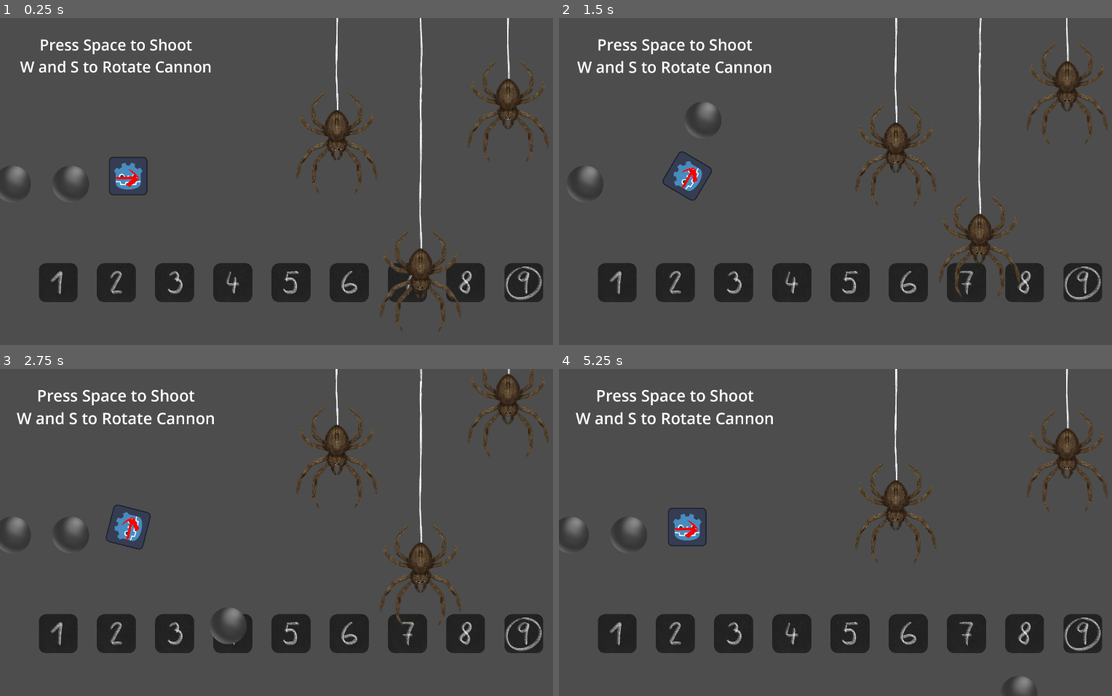
Above: before the commit, frames 1-4 (two rows, left to right).
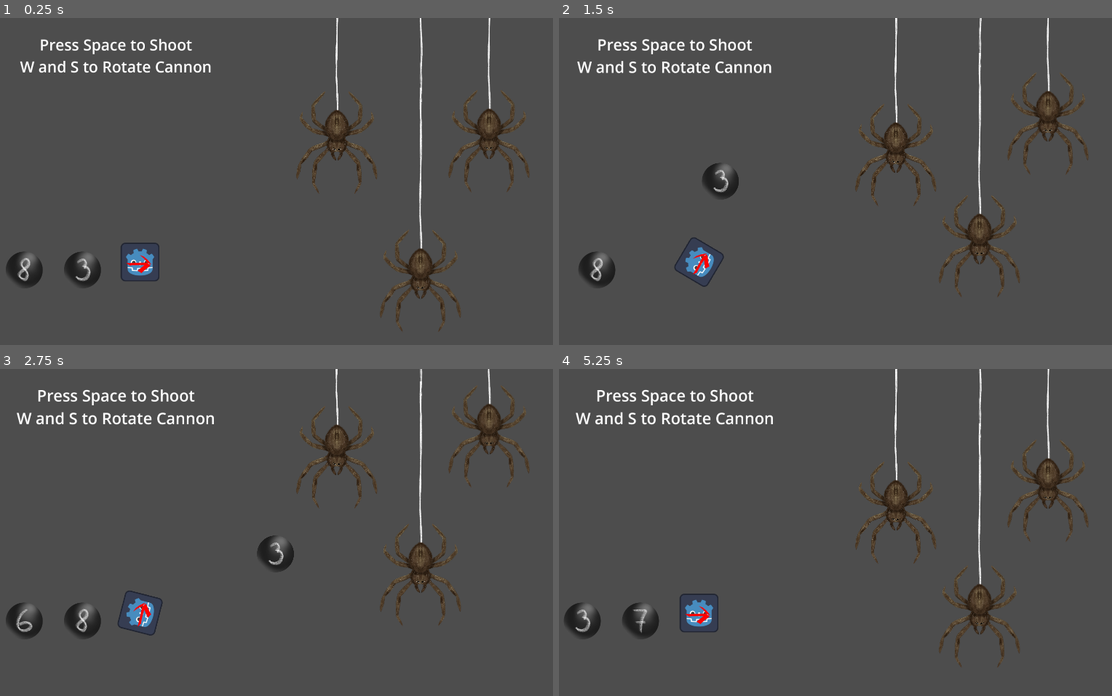
Above: after the commit, the same moments.

Repository: matouseek/game-jam-25
Game: Godot game, scene res://scenes/minigames/2shooting_balls.tscn
Same seed, same stepped clock (60 frames per second), same inputs: the game is played once before the commit and once after it. The project has no main scene, so this scene is started directly. The engine's default icon, where the game draws it, is replaced by a stand-in: a white triangle on a blue panel in a dark square. Sound files missing from this copy of the repository are replaced by a short silence.
Inputs (mouse positions are in pixels of both pictures, inside the frame that each line leads up to):
- Up to frame 1 (0.25 s): no input
- Up to frame 2 (1.5 s): tap Space (shoot) at 0.5, 0.6, 1.25, 1.35 s; move the mouse to (979, 165) at 0.52 s; hold W (up) 0.53-1.28 s; move the mouse to (735, 197) at 1.27 s; hold S (down) from 1.28 s (still down)
- Up to frame 3 (2.75 s): tap Space (shoot) at 2, 2.1 s; move the mouse to (348, 460) at 2.02 s; release S (down) at 2.03 s; hold W (up) from 2.03 s (still down)
- Up to frame 4 (5.25 s): tap Space (shoot) at 2.75, 2.85, 3.5, 3.6, 4.25, 4.35, 5.1 s; move the mouse to (818, 597) at 2.77 s; move the mouse to (1023, 581) at 3.52 s; release W (up) at 3.53 s; hold S (down) from 3.53 s (still down); move the mouse to (675, 483) at 4.27 s; move the mouse to (879, 532) at 5.02 s

The runs differ from the first frame. In frame 1, 9.9% of the frame differs, in the area x 0-100%, y 0-87%; in frame 2, 10%; in frame 3, 10%; in frame 4, 11%, in the area x 0-100%, y 0-99%.

Commit message:
Finish shooting game skeleton

Diff:
--- a/scenes/minigames/2shooting_balls.tscn
+++ b/scenes/minigames/2shooting_balls.tscn
@@ -1,30 +1,30 @@
-[gd_scene load_steps=5 format=3 uid="uid://dqw728k12ikls"]
+[gd_scene load_steps=4 format=3 uid="uid://dqw728k12ikls"]
 
 [ext_resource type="Script" path="res://scripts/2_shooting_balls.gd" id="1_rrlqu"]
-[ext_resource type="PackedScene" uid="uid://dip8t8q4mla4o" path="res://scenes/hud.tscn" id="2_qnxef"]
 [ext_resource type="Texture2D" uid="uid://ba4veqou72bkp" path="res://assets/shooting_balls/cannon.png" id="3_2kry5"]
 [ext_resource type="PackedScene" uid="uid://bfuxg75qbvyw" path="res://scenes/minigames/shooting_balls/target.tscn" id="4_t73cc"]
 
 [node name="2ShootingBalls" type="Node2D"]
 script = ExtResource("1_rrlqu")
 
-[node name="Hud" parent="." instance=ExtResource("2_qnxef")]
-
 [node name="Cannon" type="Sprite2D" parent="."]
-position = Vector2(423, 522)
+position = Vector2(462, 806)
 texture = ExtResource("3_2kry5")
 
 [node name="Targets" type="Node2D" parent="."]
 
 [node name="Target" parent="Targets" instance=ExtResource("4_t73cc")]
 position = Vector2(1111, 364)
+scale = Vector2(0.606164, 0.606164)
 
 [node name="Target2" parent="Targets" instance=ExtResource("4_t73cc")]
 position = Vector2(1387, 759)
+scale = Vector2(0.606164, 0.606164)
 ticks = 1.047
 
 [node name="Target3" parent="Targets" instance=ExtResource("4_t73cc")]
-position = Vector2(1676, 213)
+position = Vector2(1613, 312)
+scale = Vector2(0.606164, 0.606164)
 ticks = 0.628
 
 [node name="SpaceToShoot" type="Label" parent="."]
@@ -39,4 +39,4 @@
 horizontal_alignment = 1
 
 [node name="BallsStack" type="Node2D" parent="."]
-position = Vector2(233, 548)
+position = Vector2(272, 832)
--- a/scripts/2_shooting_balls.gd
+++ b/scripts/2_shooting_balls.gd
@@ -1,8 +1,8 @@
 extends Node2D
 
+const BULLET_ICON_PATH = "res://assets/shooting_balls/balls/ball"
 var bullet_scene = preload("res://scenes/minigames/shooting_balls/bullet.tscn")
 
-@onready var hud = $Hud
 @onready var cannon = $Cannon
 @onready var targets = $Targets
 @onready var target_count = targets.get_child_count()
@@ -32,12 +32,8 @@
 func _ready():
 	setup_shot_timer()
 	setup_balls_to_shoot()
-	hud.digit_pressed.connect(hud_button_press)
-	setup_layout()
 	connect_to_targets()
-	mark_selected_ammo_button(selected_ammo)
 	tween_label()
-
 
 func setup_balls_to_shoot():
 	for i in range(BALLS_QUEUE_SIZE):
@@ -50,10 +46,18 @@
 	tween.tween_property(bullet, "position", Vector2(bullet.position.x+BALL_QUEUE_OFFSET,bullet.position.y), SHOT_DELAY)
 
 
+func get_random_bullet_weight():
+	if GM.travelling_back:
+		return 0
+	else:
+		return randi_range(1,MAX_BALL_WEIGHT)
+
 func append_bullet_to_stack():
 	var bullet : Bullet = bullet_scene.instantiate() as Bullet
 	bullet.position.x -= $BallsStack.get_child_count() * BALL_QUEUE_OFFSET
-	bullet.digit = randi_range(1,MAX_BALL_WEIGHT)
+	bullet.digit = get_random_bullet_weight()
+	var sprite = bullet.get_node("Sprite2D")
+	sprite.texture = load(BULLET_ICON_PATH + str(bullet.digit) + ".png")
 	$BallsStack.add_child(bullet)
 	return bullet
 
@@ -69,7 +73,6 @@
 	delete_oldest_bullet_from_stack()
 	tween_bullet_to_stack()
 
-
 func setup_shot_timer():
 	shot_timer = Timer.new()
 	shot_timer.wait_time = SHOT_DELAY
@@ -78,31 +81,9 @@
 	add_child(shot_timer)
 	shot_timer.start()
 
-# setup layout based on travelling direction
-func setup_layout():
-	if GM.travelling_back:
-		hud.current_layout = hud.Layout.ZERO
-	else:
-		hud.current_layout = hud.Layout.BASE
-	var layout_arr = hud.layouts.get(hud.current_layout)
-	selected_ammo = layout_arr[len(layout_arr)-1]
-	hud.setup(layout_arr) # refresh Hud to take changes into account
-
 # Called every frame. 'delta' is the elapsed time since the previous frame.
 func _process(delta):
 	set_cannon_direction()
-
-# change new buttons normal appearance as the hover one and change old buttons back
-func mark_selected_ammo_button(new_digit : int):
-	var old_butt = hud.buttons.get_child(selected_ammo) as TextureButton
-	old_butt.texture_normal = load(hud.NORMAL_ICON + str(selected_ammo) + ".png")
-
-	var new_butt = hud.buttons.get_child(new_digit) as TextureButton
-	new_butt.texture_normal = load(hud.HOVER_ICON + str(new_digit) + ".png")
-
-func hud_button_press(new_digit : int):
-	mark_selected_ammo_button(new_digit)
-	selected_ammo = new_digit # select new ammo
 
 # connect to targets destroyed signals
 func connect_to_targets():
@@ -120,7 +101,6 @@
 	cannon.rotation += dir * CANNON_ROT_SPEED
 	limit_cannon_movement()
 
-
 func limit_cannon_movement():
 	if cannon.rotation < CANNON_ROT_UP_LIM:
 		cannon.rotation = CANNON_ROT_UP_LIM
@@ -129,17 +109,18 @@
 
 func _input(event):
 	if Input.is_action_just_pressed("shoot"):
-		shoot(selected_ammo)
+		shoot()
 
 # shoots the specified digit, the digit value controls the weight of the bullet
-func shoot(digit_to_shoot : float):
+func shoot():
 	if shot_timer.time_left == 0:
 		shot_timer.start()
 		var bullet : Bullet = bullet_scene.instantiate() as Bullet
 		bullet.position = cannon.position
 		bullet.direction = Vector2(cos(cannon.rotation),sin(cannon.rotation))
-		digit_to_shoot = $BallsStack.get_child(0).digit
-		bullet.digit = digit_to_shoot
+		bullet.digit = $BallsStack.get_child(0).digit
+		var sprite = bullet.get_node("Sprite2D")
+		sprite.texture = load(BULLET_ICON_PATH + str(bullet.digit) + ".png")
 		bullet.start_flying()
 		get_tree().current_scene.add_child(bullet)
 		tween_balls()
--- a/scripts/bullet.gd
+++ b/scripts/bullet.gd
@@ -2,7 +2,7 @@
 
 class_name Bullet
 
-const INIT_SPEED_BASE = 27 # hero strength
+const INIT_SPEED_BASE = 29 # hero strength
 const GRAVITY = 0.45
 const POWER_SCALE = 2 # penalty for each weight increase
 
